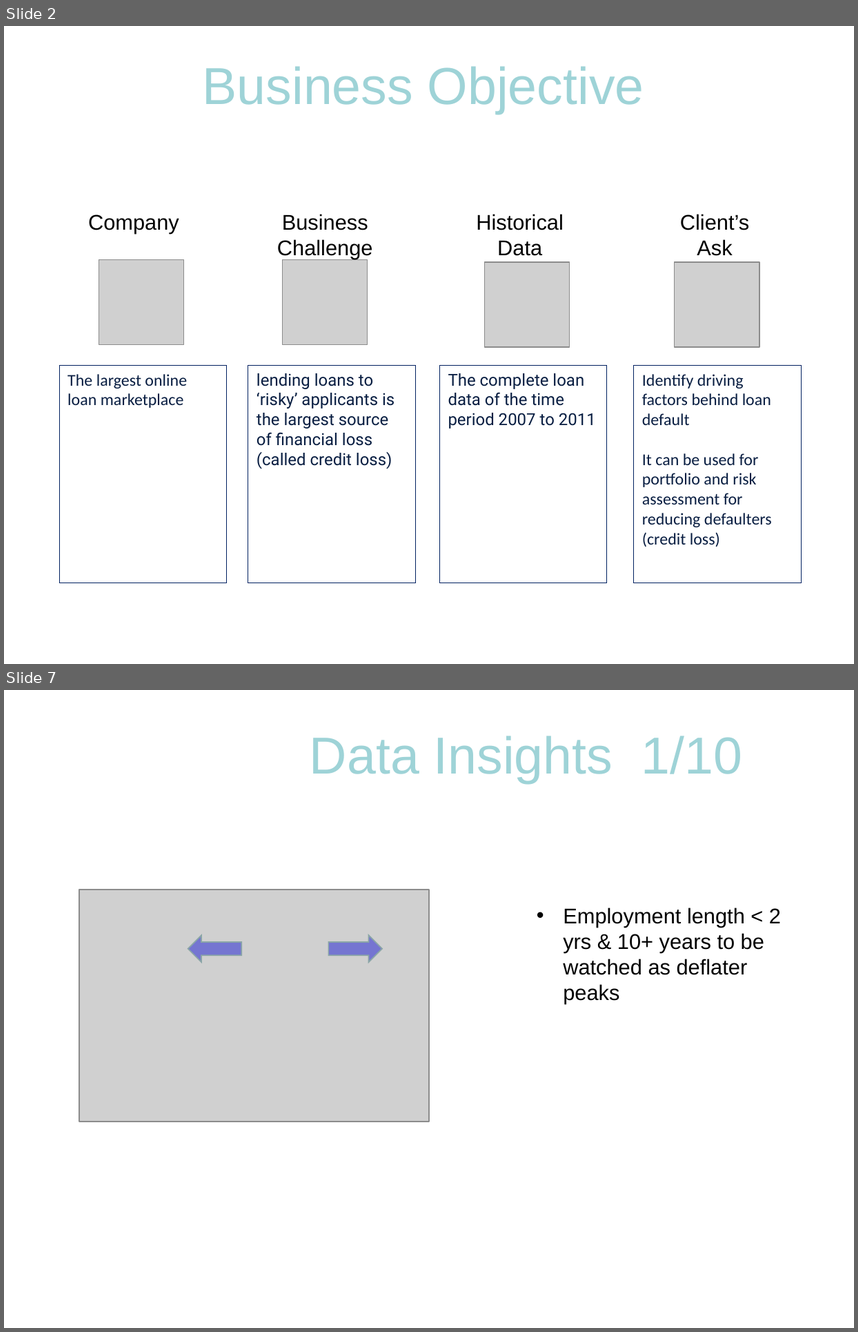
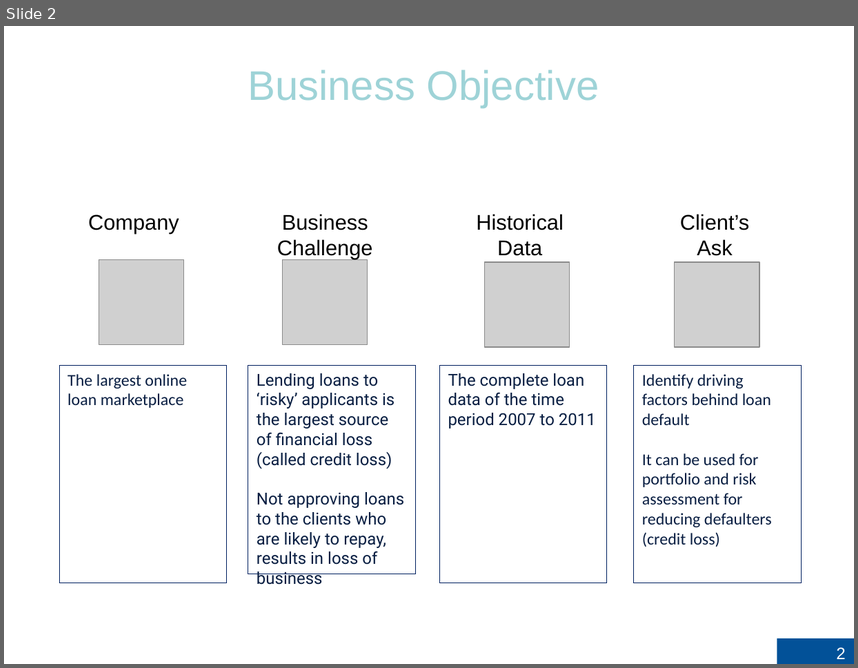
Before and after one commit to RujDha/LendingClub-CaseStudy, a slide deck: LeandingClub-CaseStudy.pptx. Shown one above the other, each under a label of ours: slides 2 and 7 before the commit, slide 2 after it; the slides between them are not shown. The pictures are 858x1332 and 858x668 pixels, drawn with LibreOffice and Linux fonts; fonts in the diff are those of the drawing; grey boxes stand for pictures; background and template pictures are left out. Boxes give left, top, right and bottom in pixels: in the first picture for what was removed or moved away, otherwise in the second. Text is boxed around its words. In the diff, an @@ line names an element or a change of style, - is before the commit and + after.

```diff
--- a/LeandingClub-CaseStudy.pptx
+++ b/LeandingClub-CaseStudy.pptx
@@ slide 7 removed at [4, 690, 854, 1328], background picture (left out) @@
@@ title removed at [310, 736, 742, 783] @@
-Data Insights 1/10
@@ picture removed at [80, 890, 429, 1122] @@
@@ text removed at [563, 907, 681, 927] @@
-Bivariate Analysis – Employment Vs Defaulter Count
@@ text removed at [563, 907, 781, 1003] @@
-• Employment length < 2 yrs & 10+ years to be watched as deflater peaks
@@ left arrow removed at [188, 935, 242, 961] @@
@@ left arrow removed at [329, 935, 382, 961] @@
@@ slide 2 changed as well @@
@@ title "Business Objective" at [248, 70, 599, 107]: size 44 to 35 pt @@
@@ rectangle "Lending loans to ‘risky’ applicants ...": place and size @@
-rectangle "Lending loans to ‘risky’ applicants ..." at [248, 365, 415, 583]
+rectangle "Lending loans to ‘risky’ applicants ..." at [248, 365, 415, 575]
@@ text in rectangle at [257, 373, 404, 584]: text changed @@
-lending loans to ‘risky’ applicants is the largest source of financial loss (called credit loss)
+Lending loans to ‘risky’ applicants is the largest source of financial loss (called credit loss)
+Not approving loans to the clients who are likely to repay, results in loss of business
@@ page number added at [777, 638, 854, 664], fill #025198, 14 pt, text #FFFFFF @@
+2
```
Also in this commit, not shown: 8 other slides changed, 7 slides added, 2 other slides removed.
